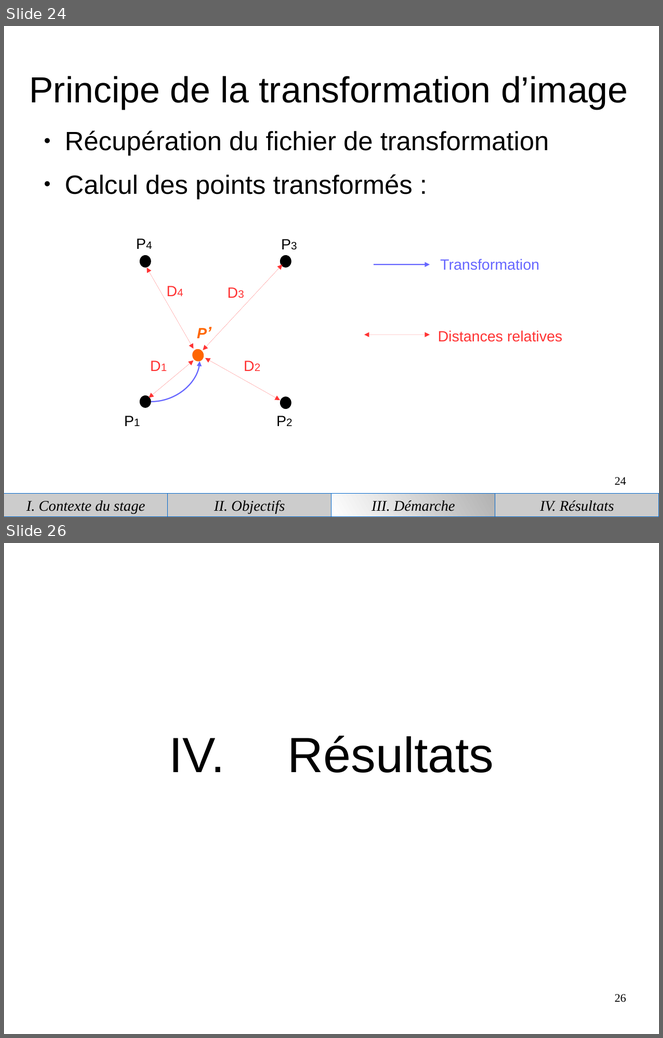
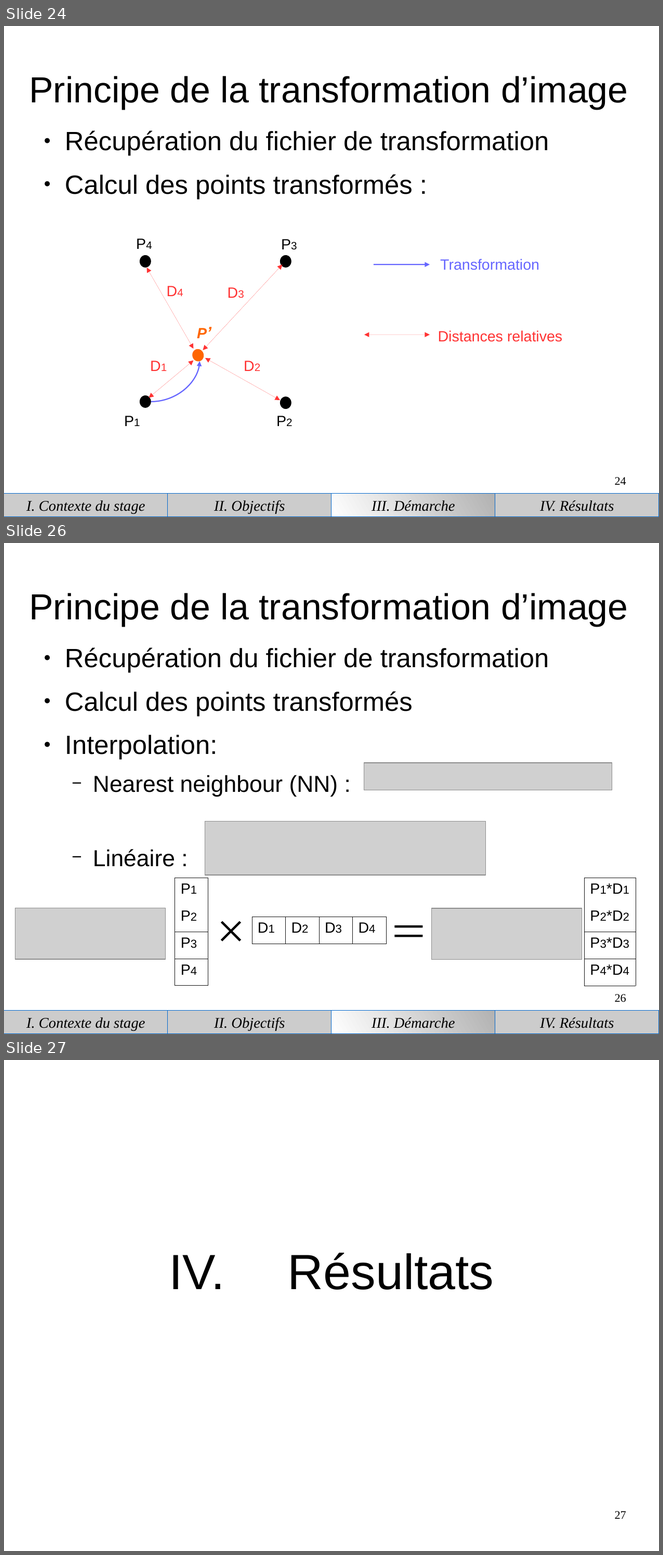
Before and after one commit to piatf/Report-2016-interniship-BioMedIA, a slide deck: presentation.odp. Shown one above the other, each under a label of ours: slides 24 and 26 before the commit, slides 24, 26 and 27 after it; the slides between them are not shown. The pictures are 663x1038 and 663x1555 pixels, drawn with LibreOffice and Linux fonts; fonts in the diff are those of the drawing; grey boxes stand for pictures; background and template pictures are left out. Boxes give left, top, right and bottom in pixels: in the first picture for what was removed or moved away, otherwise in the second. Text is boxed around its words. In the diff, an @@ line names an element or a change of style, - is before the commit and + after.

```diff
--- a/presentation.odp
+++ b/presentation.odp
@@ slide 26 added at (4,543,659,1034), background #FFFFFF @@
@@ title added at (29,593,628,626), 44 pt, text #000000 @@
+Principe de la transformation d’image
@@ text added at (65,648,549,867), 32 pt, text #000000 @@
+● Récupération du fichier de transformation
+● Calcul des points transformés
+● Interpolation:
+  − Nearest neighbour (NN) :
+  − Linéaire :
@@ picture added at (364,763,613,791) @@
@@ picture added at (205,821,486,875) @@
@@ table added at (175,878,208,986), 4 rows, 1 columns @@
+P1
+P2
+P3
+P4
@@ table added at (585,878,636,987), 4 rows, 1 columns @@
+P1*D1
+P2*D2
+P3*D3
+P4*D4
@@ picture added at (15,909,166,960) @@
@@ table added at (252,917,386,944), 1 rows, 4 columns @@
+D1 | D2 | D3 | D4
@@ picture added at (432,909,583,960) @@
@@ line added from (221, 922) to (241, 941), #000000 2.83 pt @@
@@ line added from (241, 922) to (221, 941), #000000 2.83 pt @@
@@ line added from (423, 927) to (395, 927), #000000 2.83 pt @@
@@ line added from (395, 936) to (423, 936), #000000 2.83 pt @@
@@ page number added at (615,994,626,1003), 14 pt, text #000000 @@
+26
@@ group added at (4,1011,659,1034): 4 rectangles @@
+I. Contexte du stage
+II. Objectifs
+III. Démarche
+IV. Résultats
@@ what was slide 26 is now slide 27 @@
@@ page number at (615,1511,626,1519): text changed @@
-26
+27
```
Also in this commit, not shown: 14 slides changed, 4 other slides added, 1 slide removed.
